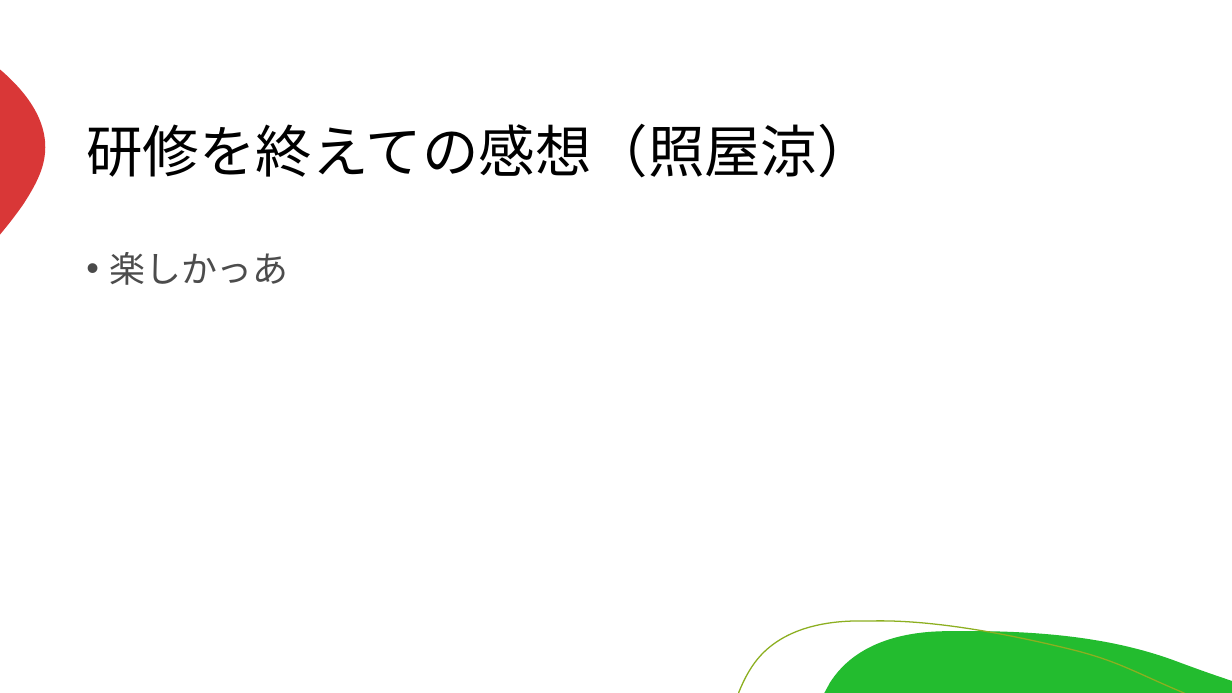
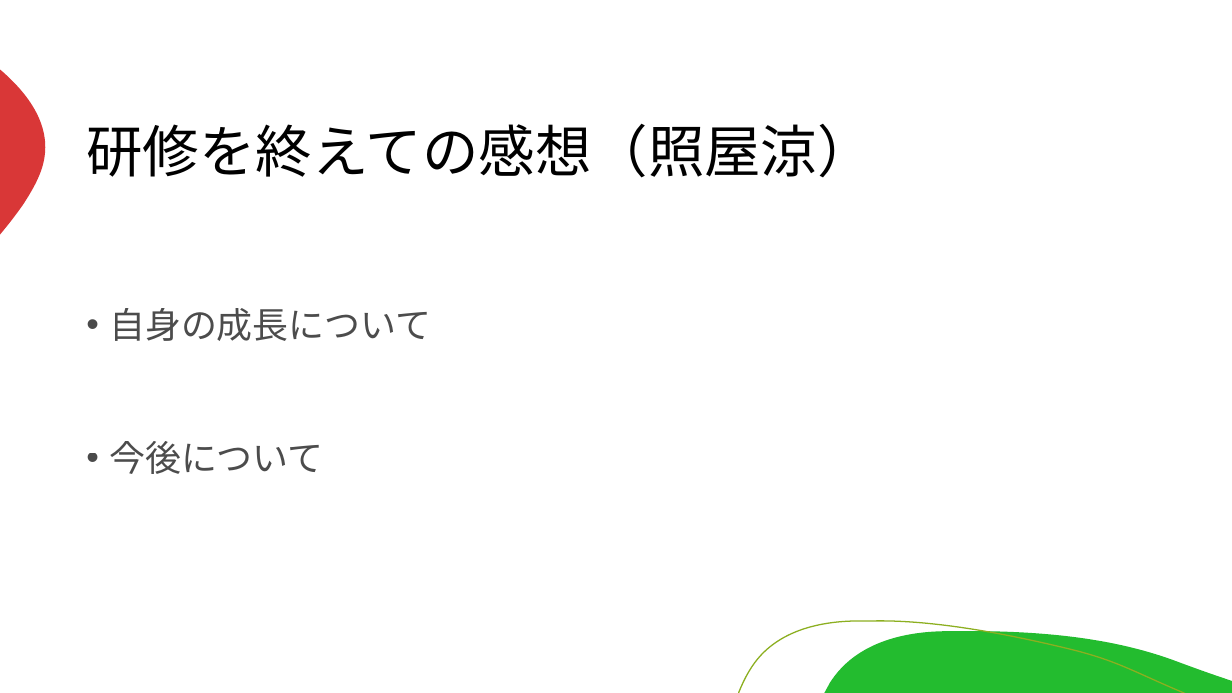
Before and after one commit to miyagiryusei/Excel, a slide deck: slide 17 of 発表資料.pptx. Drawn at 1232x693 pixels with LibreOffice and Linux fonts; fonts in the diff are those of the drawing. Boxes give left, top, right and bottom in pixels: in the first picture for what was removed or moved away, otherwise in the second. Text is boxed around its words. In the diff, an @@ line names an element or a change of style, - is before the commit and + after.

```diff
--- a/発表資料.pptx
+++ b/発表資料.pptx
@@ text at [109,308,431,474]: text changed @@
-• 楽しかっあ
+• 自身の成長について
+• 今後について
```
Also in this commit, not shown: 10 other slides changed.
